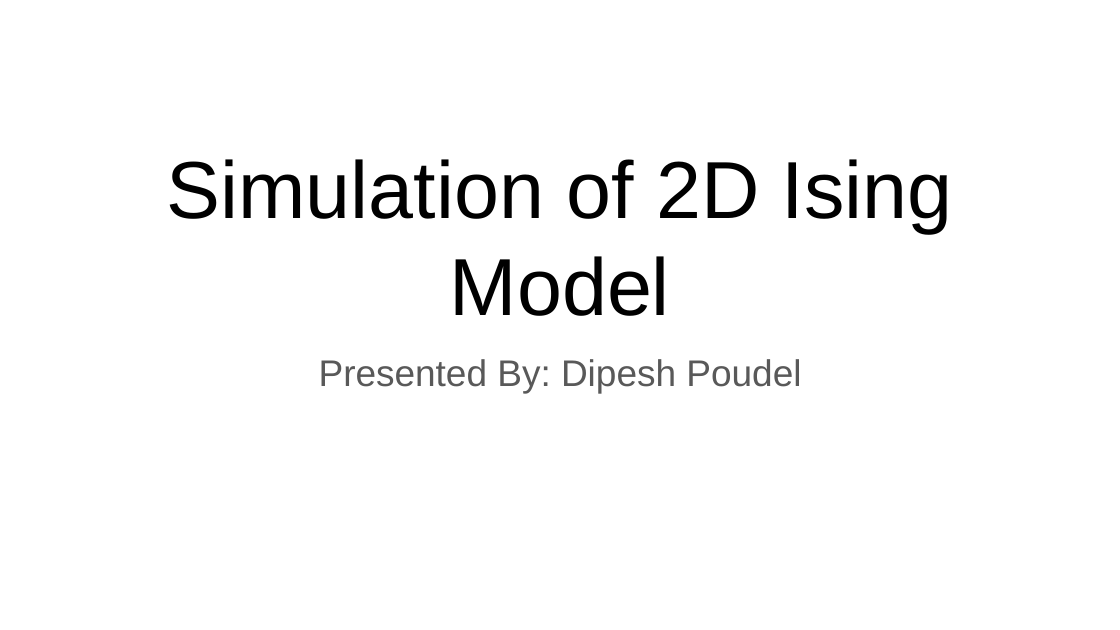
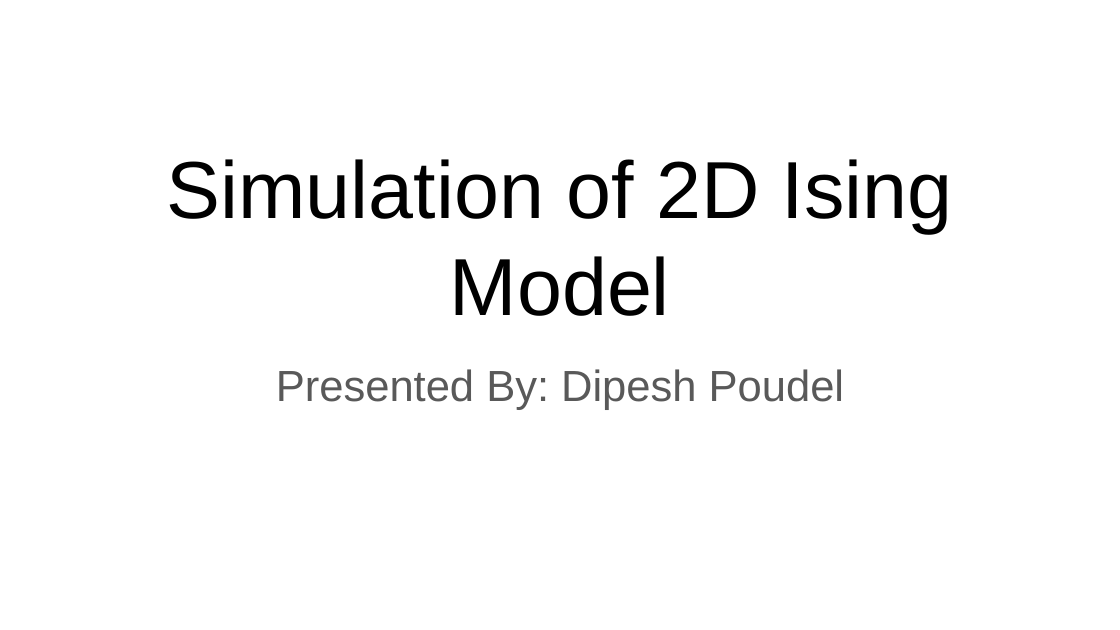
Before and after one commit to DipeshPoudel/MDS-607-MonteCarloMethods, a slide deck: slide 1 of ising_model/MDSDipeshPoudel10/2DIsingModel.pptx. Drawn at 1120x630 pixels with LibreOffice and Linux fonts; fonts in the diff are those of the drawing. Boxes give left, top, right and bottom in pixels: in the first picture for what was removed or moved away, otherwise in the second. Text is boxed around its words. In the diff, an @@ line names an element or a change of style, - is before the commit and + after.

```diff
--- a/ising_model/MDSDipeshPoudel10/2DIsingModel.pptx
+++ b/ising_model/MDSDipeshPoudel10/2DIsingModel.pptx
@@ subtitle "Presented By: Dipesh Poudel" at bbox=[276, 369, 844, 410]: size 23.8 to 28 pt; line spacing 0.8 to 1 @@
```
Also in this commit, not shown: 6 other slides changed, 7 slides added, 2 slides removed, 12 other files.
